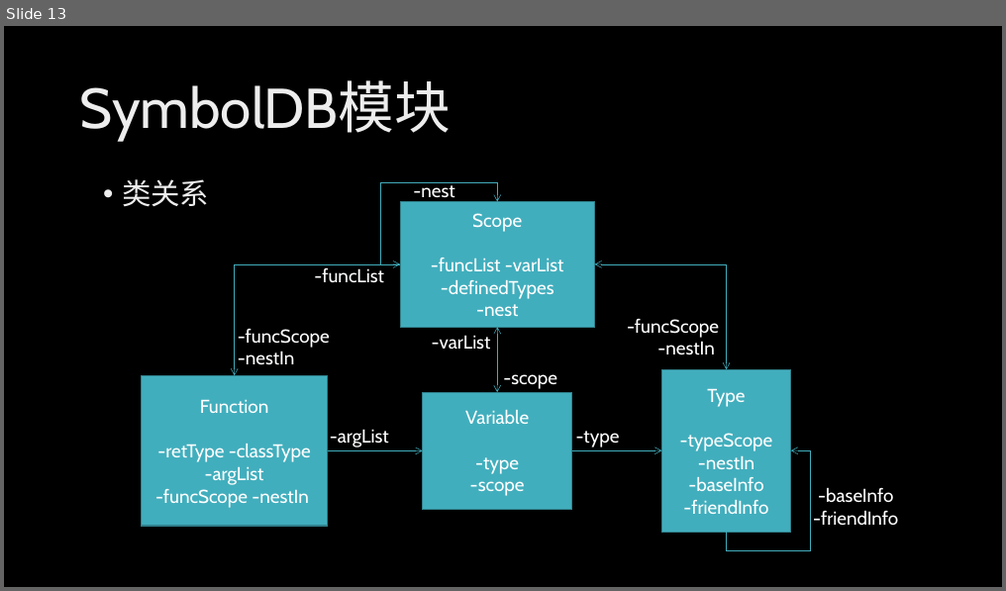
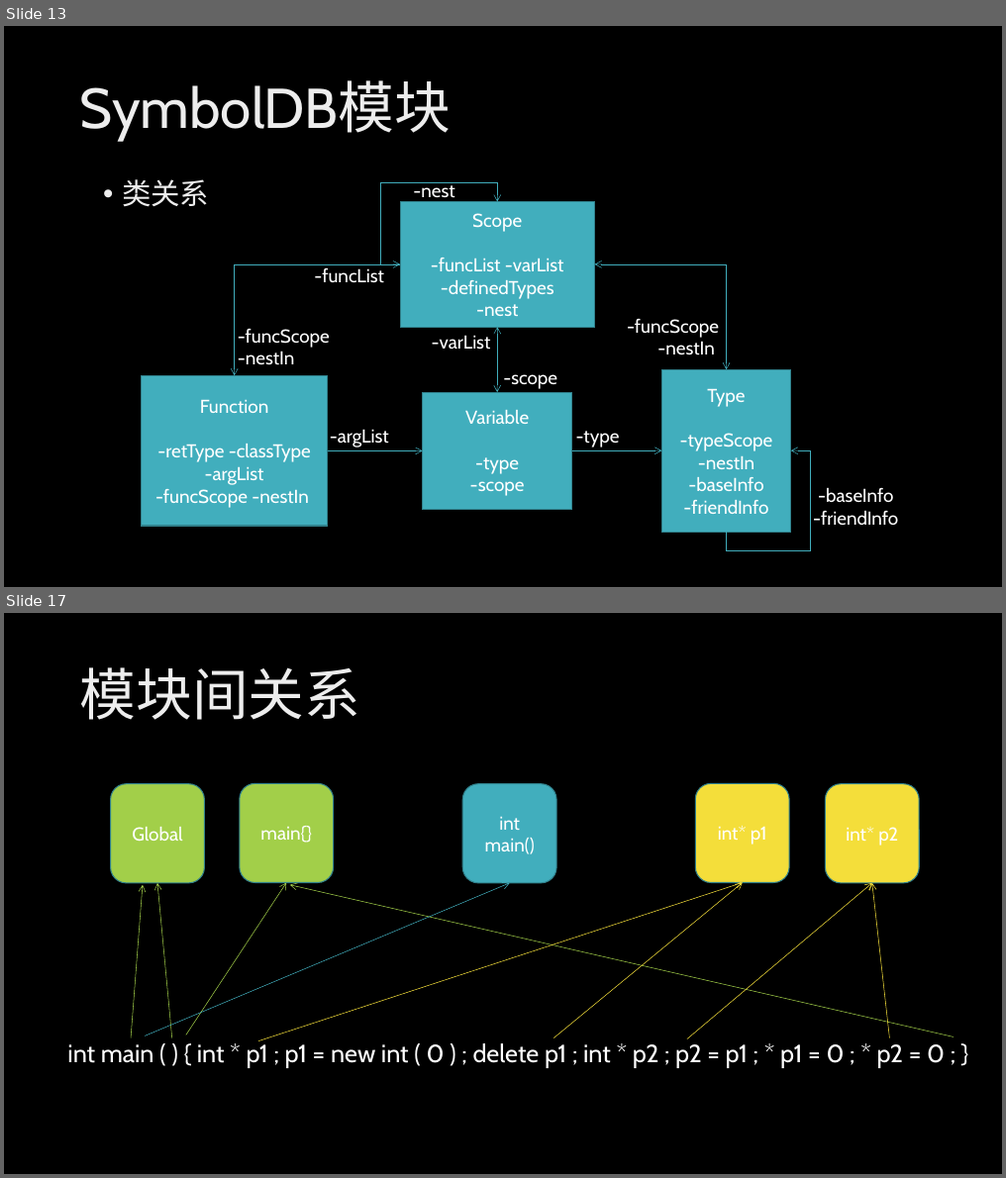
Before and after one commit to HSCppcheck/Cppcheck, a slide deck: 样例测试结果_2.pptx. Shown one above the other, each under a label of ours: slide 13 before the commit, slides 13 and 17 after it; the slides between them are not shown. The pictures are 1006x591 and 1006x1178 pixels, drawn with LibreOffice and Linux fonts; fonts in the diff are those of the drawing; background and template pictures are left out. Boxes give left, top, right and bottom in pixels: in the first picture for what was removed or moved away, otherwise in the second. Text is boxed around its words. In the diff, an @@ line names an element or a change of style, - is before the commit and + after.

```diff
--- a/样例测试结果_2.pptx
+++ b/样例测试结果_2.pptx
@@ slide 17 added at (x1=4, y1=613, x2=1002, y2=1174), background picture (left out) @@
@@ title added at (x1=80, y1=667, x2=360, y2=720), 54 pt, text gradient #BFBFBF to #EDEDED to #FFFFFF @@
+模块间关系
@@ group added at (x1=67, y1=783, x2=954, y2=1068): 9 arrows, 5 rounded rectangles, 1 text @@
+Global
+main{}
+int main()
+int* p1
+int* p2
+int main ( ) { int * p1 ; p1 = new int ( 0 ) ; delete p1 ; int * p2 ; p2 = p1 ; * p1 = 0 ; * p2 = 0 ; }
```
Also in this commit, not shown: 1 slide changed, 3 other slides added.
